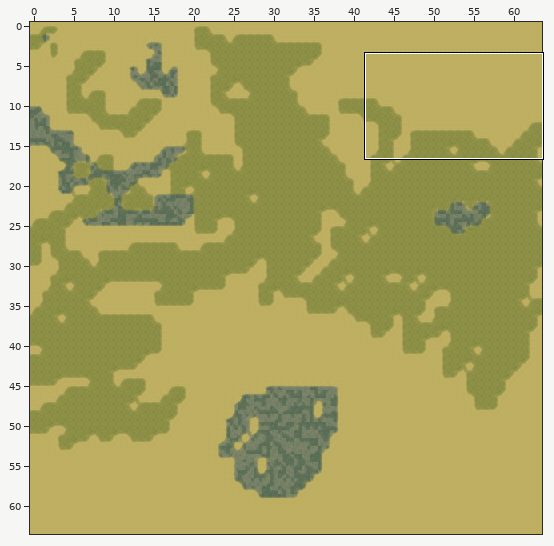
An edit to a level. Tiled map, maps/test.tmx. Above: a wide view before the commit, with the close-up outlined.
Close-up. As it was:
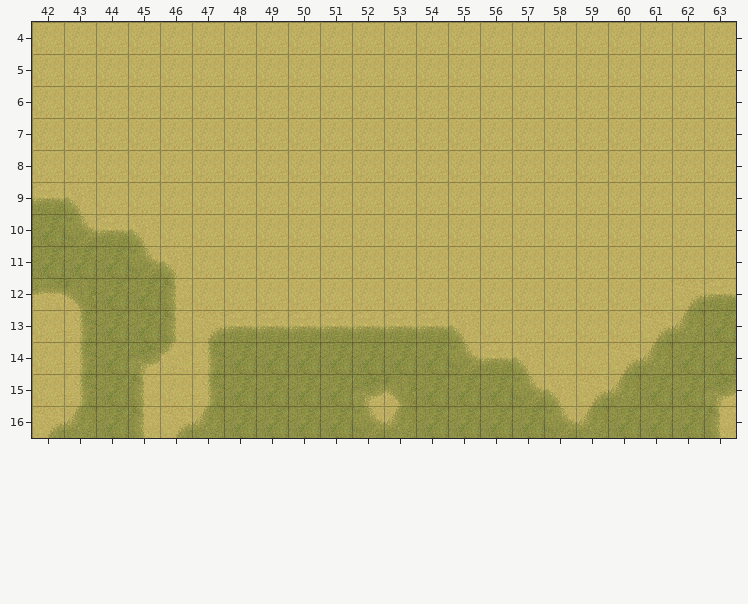
Cells are 32x32 px. Shown: x 42..63, y 4..16. The commit also changed other parts of the map, which this record leaves out.
Once edited:
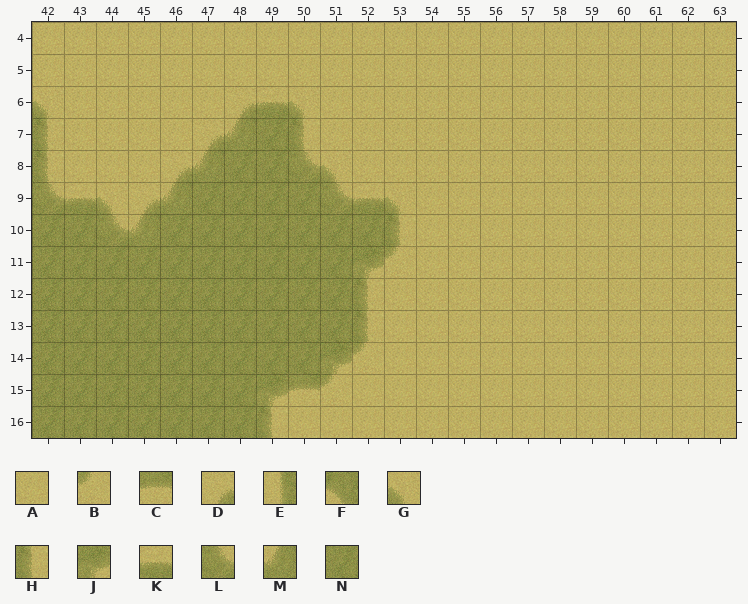
Key: from "ground_terrains": A 0, B 16, C 48, D 64, E 96, F 112, G 128, H 144, J 176, K 192, L 208, M 224, N 240.
_ is an empty cell.
Changes in this commit:
Layer "Ground texture":
Tile A replaces tile D in row 12 at x 62; in row 13 at x 61; in row 14 at x 60; in row 15 at x 59.
Tile A replaces tile F in row 15 at x 53.
Tile A replaces tile G in row 13 at x 55; in row 14 at x 57; in row 15 at x 58.
Tile A replaces tile H in row 16 at x 63.
Tile A replaces tile J in row 15 at x 52 and 63.
Tile A replaces tile K in row 12 at x 63; in row 13 at x 53 to 54; in row 14 at x 56.
Tile A replaces tile L in row 14 at x 55; in row 15 at x 57; in row 16 at x 52 and 58.
Tile A replaces tile M in row 13 at x 62; in row 14 at x 61; in row 15 at x 60; in row 16 at x 53 and 59.
Tile A replaces tile N in row 13 at x 63; in row 14 at x 53 to 54 and 62 to 63; in row 15 at x 54 to 56 and 61 to 62; in row 16 at x 50 to 51, 54 to 57 and 60 to 62.
Tile B replaces tile A in row 11 at x 53.
Tile B replaces tile N in row 14 at x 52; in row 15 at x 51.
Tile C replaces tile N in row 15 at x 50.
Tile D replaces tile A in row 6 at x 48; in row 7 at x 47; in row 8 at x 46; in row 9 at x 45.
Tile G replaces tile A in row 6 at x 42 and 50; in row 8 at x 51; in row 9 at x 44 and 53.
Tile H replaces tile A in row 7 at x 42 and 50; in row 8 at x 42; in row 10 at x 53; in row 12 at x 52.
Tile H replaces tile K in row 13 at x 52.
Tile H replaces tile N in row 16 at x 49.
Tile J replaces tile A in row 11 at x 52.
Tile J replaces tile N in row 14 at x 51; in row 15 at x 49.
Tile K replaces tile A in row 6 at x 49; in row 9 at x 52.
Tile K replaces tile G in row 9 at x 43.
Tile L replaces tile A in row 8 at x 50; in row 9 at x 51.
Tile L replaces tile K in row 9 at x 42; in row 10 at x 44.
Tile M replaces tile A in row 7 at x 48; in row 8 at x 47; in row 9 at x 46.
Tile M replaces tile G in row 10 at x 45.
Tile N replaces tile A in row 7 at x 49; in row 8 at x 48 to 49; in row 9 at x 47 to 50; in row 10 at x 46 to 52; in rows 11 to 12 at x 47 to 51; in rows 13 to 14 at x 42.
Tile N replaces tile A in row 15 at x 42 and 46.
Tile N replaces tile B in row 14 at x 46.
Tile N replaces tile C in row 12 at x 42.
Tile N replaces tile D in row 13 at x 47; in row 16 at x 42 and 46.
Tile N replaces tile E in row 13 at x 43; in rows 14 to 15 at x 43 and 47.
Tile N replaces tile F in row 12 at x 43.
Tile N replaces tile G in row 11 at x 46.
Tile N replaces tile H in rows 12 to 13 at x 46; in rows 15 to 16 at x 45.
Tile N replaces tile J in row 14 at x 45.
Tile N replaces tile K in row 13 at x 48 to 51.
Tile N replaces tile L in row 10 at x 43; in row 11 at x 45.
Tile N replaces tile M in row 16 at x 43 and 47.
Pixel boxes of the changes (left, top, right, bottom) in both close-ups:
changed: (32, 86, 736, 438)
